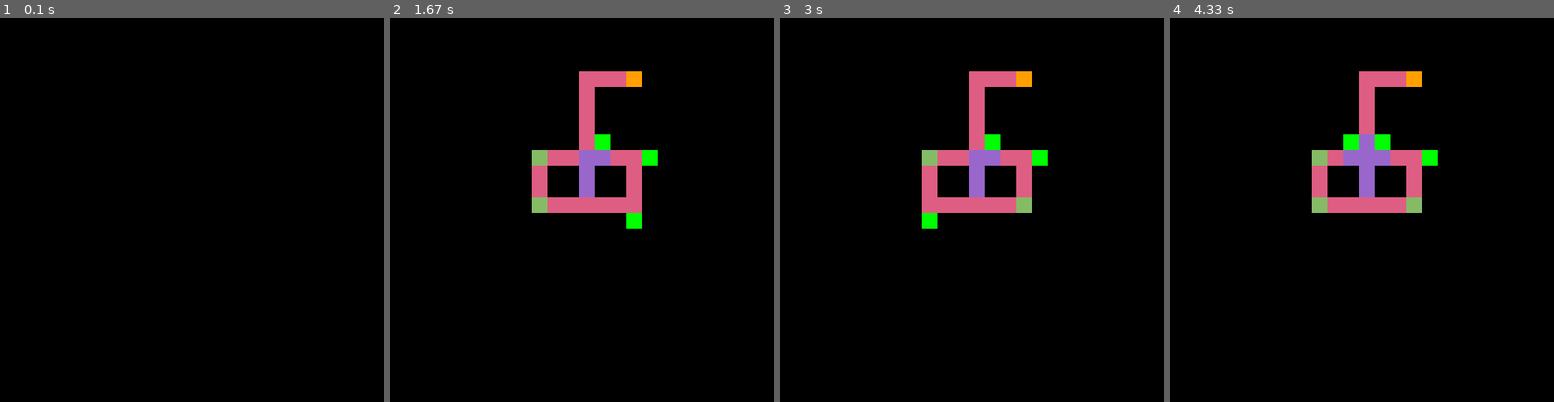
Above: before the commit, frames 1-4 (left to right).
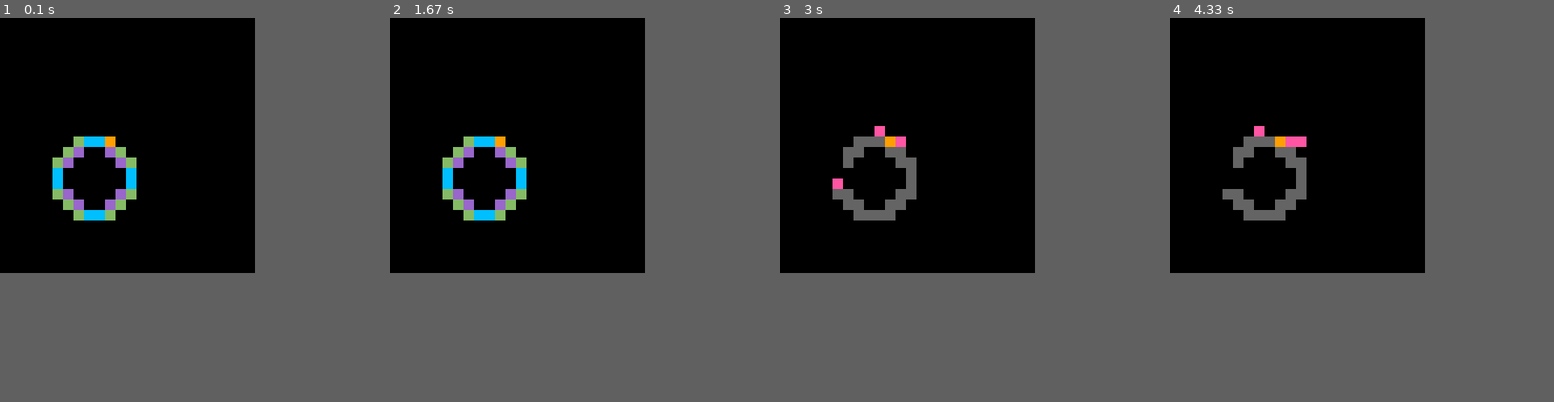
Above: after the commit, the same moments.

Repository: Winter-Guerra/CSAIL-Inherited-M-Block-Visualizer
Game: pygame game, started from graphics/pygame/visualizer2D.py
Two runs of this game, one before a commit and one after it. Both use one fixed random seed, a clock stepped at 60 frames per second and the inputs below. The source is Python 2; it was converted automatically to run under Python 3.
Inputs:
- Up to frame 1 (0.1 s): no input
- Up to frame 2 (1.67 s): no input
- Up to frame 3 (3 s): no input
- Up to frame 4 (4.33 s): no input
In our replay, the window is 512x512 before the commit and 340x340 after it. These sizes can differ from the game's own. Grey fills any space a smaller window leaves; there, only what the larger window draws over its background counts as a difference.

The runs differ from the first frame. In frame 1, 2.1% of the frame differs, in the area x 13-36%, y 30-53%; in frame 2, 7.3%, in the area x 13-70%, y 13-55%; in frame 3, 7.3%; in frame 4, 7.3%.

Commit message:
reconfig done
-still some weird color flashing problem

Diff:
--- a/graphics/pygame/visualizer2D.py
+++ b/graphics/pygame/visualizer2D.py
@@ -4,6 +4,7 @@
 
 import pygame
 from pygame.locals import *
+from pprint import pprint
 import os # environ
 
 # globals
@@ -16,19 +17,16 @@
 M_set = set()
 N_set = set()
 T_set = set()
-rotating_cube = None
-
-# TODO: (now) standardize variable names, config shouldn't
-# be both a function argument and a global
-# TODO: make global names match names from paper
+rotating_cubes = []
 
 def init_pygame():
     global screen
     global clock
-    os.environ['SDL_VIDEO_WINDOW_POS'] = "{},{}".format(2500,100)
+    #os.environ['SDL_VIDEO_WINDOW_POS'] = "{},{}".format(2500,100)
+    os.environ['SDL_VIDEO_WINDOW_POS'] = "{},{}".format(25,55)
     pygame.init()
     pygame.display.set_caption("visualizer2D.py")
-    screen = pygame.display.set_mode([512,512])
+    screen = pygame.display.set_mode([340,340])
     clock = pygame.time.Clock()
 
 
@@ -40,54 +38,90 @@
 
 
 def verify_configuration():
-    # Check rules 1, 2, 3 and output that the pass
+    global config
+    # TODO: Check rules 1, 2, 3 and output that the pass
     pass
 
 
-def init_configuration():
+def init_configuration(random=False):
     global config
     global config_size
     global extreme
-    config = set([(0,0),(0,1),(1,0),(2,0),(3,0),(3,1),(3,2),(3,3),(4,3),
-        (0,2),(0,3),(0,4),(0,5),(0,6),(1,3),(1,4),(2,3),(2,4),(-1,0),(-2,0),
-        (-3,0),(-3,1),(-3,2),(-3,3),(-2,3),(-1,3),
-        (0,7),(0,8),(1,8),(2,8),(3,8)])#,(2,-1),(2,-2),(2,-3),(2,-4),(2,-5),
-        #(3,-4),(4,-4),(5,-4)])
+
+    if not random:
+        # # lump
+        # config = set([(0,0),(0,1),(1,0),(2,0),(3,0),(3,1),(3,2),(3,3),(4,3),
+            # (0,2),(0,3),(0,4),(0,5),(0,6),(1,3),(1,4),(2,3),(2,4),(-1,0),(-2,0),
+            # (-3,0),(-3,1),(-3,2),(-3,3),(-2,3),(-1,3),
+            # (0,7),(0,8),(1,8),(2,8),(3,8)])
+        # config.update([(c[0]+3,c[1]) for c in config])
+        # butterfly
+        config = set([(0,0),(1,0),(1,-1),(2,-1),(3,-1),(4,-1),(4,0),(5,0),
+            (5,1),(6,1),(6,2),(6,3),(6,4),(5,4),(5,5),(4,5),(4,6),
+            (3,6),(2,6),(1,6),(1,5),(0,5),(0,4),(-1,4),(-1,3),(-1,2),(-1,1),
+            (0,1)])
+    else:
+        pass
     config_size = len(config)
-
-
-    # FORNOW: UR extreme
-    extreme = find_extreme()
-
-
-def rotate_clockwise(cube):
+    extreme = find_extreme() # FORNOW: UR extreme
+
+
+
+def rotate_clockwise(cube, virtual=False):
     # NOTE: Does not affect config
-    global config
-
-    # TODO: Build transfers into the model
-    # TODO: Build checks into the model
+    # NOTE: virtual=True turns off the assert statements
+    global config
 
     (x, y) = cube
-    clockwise_2box_coords = [((x+1,y),(x,y+1),(x+1,y+1)),
-                             ((x,y+1),(x-1,y),(x-1,y+1)),
-                             ((x-1,y),(x,y-1),(x-1,y-1)),
-                             ((x,y-1),(x+1,y),(x+1,y-1))]
-    for (c_curr, c_next, c_corner) in clockwise_2box_coords:
-        if c_curr in config and c_next not in config:
-            if c_corner in config:
-                # TODO: assert
-                return c_next
-            else:
-                # TODO: assert
-                return c_corner
-    raise Exception
-
-
-
-    # TODO: search for connectivity_condition
-    connectivity_condition = True
-
-    return neighbors_condition and connectivity_condition
+    c1_c3_wrapped_coords = [((+1,0),(0,+1)),
+                            ((0,+1),(-1,0)),
+                            ((-1,0),(0,-1)),
+                            ((0,-1),(+1,0))]
+    for (c1, c3) in c1_c3_wrapped_coords:
+        # derived cubes
+        c2 = (c1[0]+c3[0], c1[1]+c3[1])
+        c6 = (2*c3[0], 2*c3[1])
+        c7 = (c1[0]+2*c3[0], c1[1]+2*c3[1])
+        c5 = (-c1[0], -c1[1])
+        c4 = (c3[0]-c1[0], c3[1]-c1[1])
+
+        # inelegant translate
+        c1 = (c1[0]+x, c1[1]+y)
+        c2 = (c2[0]+x, c2[1]+y)
+        c3 = (c3[0]+x, c3[1]+y)
+        c4 = (c4[0]+x, c4[1]+y)
+        c5 = (c5[0]+x, c5[1]+y)
+        c6 = (c6[0]+x, c6[1]+y)
+        c7 = (c7[0]+x, c7[1]+y)
+
+        if virtual:
+            assert cube not in config
+
+        # Assuming c1 in config
+        if c1 not in config:
+            continue
+        # assert c5 not in config
+        if c3 in config:
+            continue
+
+        if c4 in config:
+            if not virtual:
+                assert c6 not in config and c7 not in config
+            return c5
+        elif c2 in config:
+            if not virtual:
+                assert c4 not in config and c5 not in config
+            return c3
+        else:
+            # print map(lambda(x): x in config, (c1,c2,c3,c4,c5,c6,c7))
+            # print ("c1: {}, c3: {}".format(c1, c3))
+            # print
+            if not virtual:
+                assert (c4 not in config and c5 not in config and
+                        c6 not in config and c7 not in config)
+            return c2
+
+    raise IOError
 
 
 def find_neighbors(cube):
@@ -131,20 +165,19 @@
 
     # update O_set
     O_set = set()
-    # NOTE: at intermediate steps the cube extreme may
-    # not actually be the extremal cube, so use find_extreme().
-    virtual_cube = (find_extreme()[0], find_extreme()[1]+1)
+    virtual_cube = (find_extreme()[0]+1, find_extreme()[1])
     starting_location = virtual_cube
-    virtual_cube = rotate_clockwise(virtual_cube)
+    virtual_cube = rotate_clockwise(virtual_cube, virtual=True)
     while virtual_cube != starting_location:
+        assert virtual_cube not in config
         O_set.update(find_neighbors(virtual_cube))
-        virtual_cube = rotate_clockwise(virtual_cube)
+        virtual_cube = rotate_clockwise(virtual_cube, virtual=True)
     # FORNOW: convention, shows up in step_configuration
     # Basically, we don't want to look in the tail
     # for cubes to move
-    O_set.remove(extreme)
+    O_set.discard(extreme)
     for cube_t in T_set:
-        O_set.remove(cube_t)
+        O_set.discard(cube_t)
 
     # update M_set
     M_set = set()
@@ -209,18 +242,26 @@
     global config
     global extreme
     global O_set, M_set, N_set, T_set
-    global rotating_cube
-
-    if rotating_cube == None:
+    global rotating_cubes
+
+    if not rotating_cubes:
+        # We should only be updating when we're
+        # looking for the next cube to move.
+        update_configuration()
+        # TODO: figure out why the drawing is flashing
+        draw_configuration()
+        clock.tick(1)
+
         # Grab next cube_n
         # Pythonic for "if len(N_set) != 0"
         if N_set:
-            rotating_cube = N_set.pop()
+            rotating_cubes = [N_set.pop()]
             # unnecessary, but clarifies intent
-            N_set.add(rotating_cube)
+            N_set.add(rotating_cubes[0])
         # Search for P for a 3 Cube Escape
         else:
             # axes
+            P_found = False
             P_major = None # the three cubes lie along this axis
             P_minor = None # connects filled cubes to empty outer free space
             for cube_m in M_set:
@@ -230,36 +271,51 @@
                 search_dict = {U:LR, D:LR, R:UD, L:UD}
                 for (major, minors) in search_dict.iteritems():
                     for minor in minors:
-                        P_found = True
+                        broken = False
                         for i in xrange(3):
                             full = (x + i*major[0], y + i*major[1])
                             empty = (full[0] + minor[0], full[1] + minor[1])
                             if full not in config or empty in config:
-                                P_found = False
-                        if P_found:
+                                broken = True
+                        if not broken:
+                            P_found = True
                             (P_major, P_minor) = (major, minor)
-                            rotating_cube = [cube_m,
+                            rotating_cubes = [cube_m,
                                     (cube_m[0] + major[0], cube_m[1] + major[1]),
                                     (cube_m[0] + 2*major[0], cube_m[1] + 2*major[1])]
+                            return
+            # No more moves exist
+            if not P_found:
+                for cube in config:
+                    # horizontal line condition
+                    if cube[1] != extreme[1]:
+                        print "\nAlgorithm failed.\n"
+                        pprint(config)
+                        exit(1)
+                print "\nI think we are done.\n"
+                exit(0)
 
 
     else:
         # Standard tail relocation
-        if type(rotating_cube[0]) is int:
+        if len(rotating_cubes) == 1:
+            cube_tr = rotating_cubes[0]
             # If not part of tail...
-            if not (rotating_cube[1] == extreme[1] and rotating_cube[0] > extreme[0]):
-                config.remove(rotating_cube)
-                rotating_cube = rotate_clockwise(rotating_cube)
-                config.add(rotating_cube)
+            if not (cube_tr[1] == extreme[1] and cube_tr[0] > extreme[0]):
+                config.remove(cube_tr)
+                cube_tr = rotate_clockwise(cube_tr)
+                config.add(cube_tr)
+                # FORNOW: so the two overall operations (tr/3ce) are paralell
+                rotating_cubes = [cube_tr]
             else:
-                T_set.add(rotating_cube)
-                rotating_cube = None
+                T_set.add(cube_tr)
+                rotating_cubes = []
         # 3 Cube Escape
         else:
-            assert type(rotating_cube[0]) is tuple
+            assert len(rotating_cubes) == 3
             moved_cube = False
             for i in range(3):
-                cube_3ce = rotating_cube[i]
+                cube_3ce = rotating_cubes[i]
                 if cube_3ce[1] == extreme[1] and cube_3ce[0] > extreme[0]:
                     # sloppy, but whatever
                     T_set.add(cube_3ce)
@@ -269,13 +325,19 @@
                     config.remove(cube_3ce)
                     cube_3ce = rotate_clockwise(cube_3ce)
                     config.add(cube_3ce)
-                    # be sure to update rotating_cube
-                    rotating_cube[i] = cube_3ce
+                    # be sure to update rotating_cubes
+                    rotating_cubes[i] = cube_3ce
                     break
             # If all three cubes part of tail...
             if not moved_cube:
-                rotating_cube = None
-
+                rotating_cubes = []
+
+
+def draw_cube(cube, color):
+    c = screen.get_size()[0]/24
+    N = screen.get_size()[0]/c/2/2;
+    (x, y) = (cube[0]+N, cube[1]+N)
+    pygame.draw.rect(screen, color, [x*c, screen.get_size()[1]-c-y*c, c, c])
 
 
 def draw_configuration():
@@ -286,17 +348,14 @@
 
     screen.fill((0,0,0))
 
-    def draw_cube(cube, color):
-        c = screen.get_size()[0]/24
-        N = screen.get_size()[0]/c/2;
-        (x, y) = (cube[0]+N, cube[1]+N)
-        pygame.draw.rect(screen, color, [x*c, screen.get_size()[1]-c-y*c, c, c])
 
     DEFAULT = (153,102,204)
-    BOUNDARY = (222,93,131)
+    BOUNDARY = (0,191,255)
     EXTREME = (255,159,0)
     MOBILE = (133,187,101)
     MOBILE_NON_SPLITTING = (0,255,0)
+    ROTATING = (255,85,163)
+    FROZEN = (100,100,100)
 
     # NOTE: precendence order
     for cube in config:
@@ -309,6 +368,11 @@
             color = MOBILE
         elif cube in O_set:
             color = BOUNDARY
+        if cube in rotating_cubes:
+            color = ROTATING
+        elif (len(rotating_cubes) == 1 or
+                (len(rotating_cubes) == 3 and cube != extreme and cube not in T_set)):
+            color = FROZEN
         draw_cube(cube, color)
 
     pygame.display.flip()
@@ -317,11 +381,14 @@
 def main():
     init_pygame()
     # initialize the configuration
-    init_configuration()
+    init_configuration(random=False)
+    verify_configuration()
     update_configuration()
+    draw_configuration()
+    clock.tick(1)
 
     while True:
-        clock.tick(5)
+        clock.tick(15)
         # key handling
         for event in pygame.event.get():
             if (event.type == QUIT or
@@ -331,7 +398,6 @@
 
         # NOTE: step_configuration also calls draw_configuration, but whatever
         step_configuration()
-        update_configuration()
         draw_configuration()
 
 
Binary file added: graphics/pygame/bug.PNG
